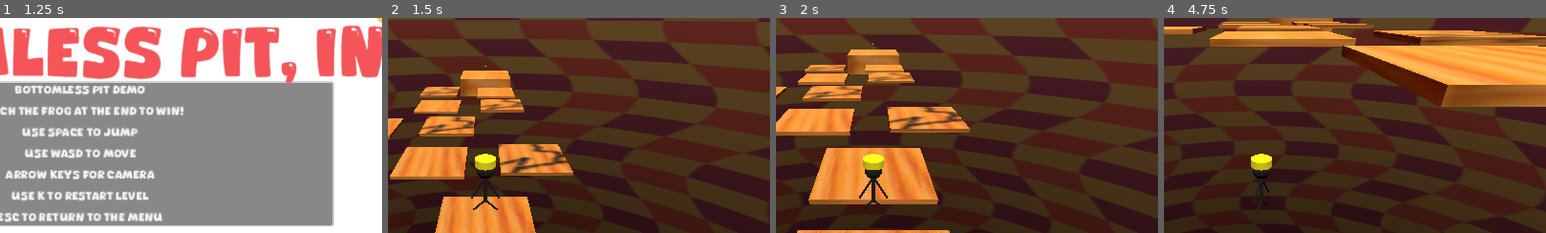
Above: before the commit, frames 1-4 (left to right).
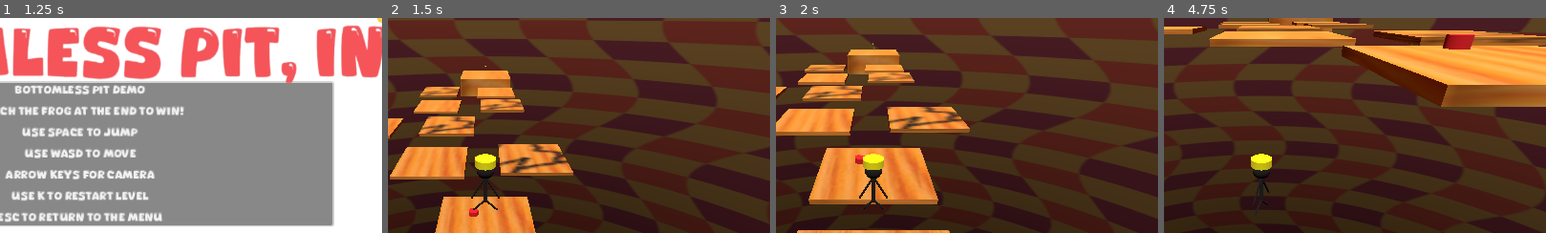
Above: after the commit, the same moments.

Repository: spoiboi/bottomlessPitInc2
Game: Godot game, scene res://Scenes/title_screen.tscn
Two runs of this game, one before a commit and one after it. Both use one fixed random seed, a clock stepped at 60 frames per second and the inputs below.
Inputs:
- Up to frame 1 (1.25 s): click "BOTTOMLESS PIT DEMO TOUCH THE…" at 0.5 s
- Up to frame 2 (1.5 s): click "Level 1" at 1.25 s
- Up to frame 3 (2 s): no input
- Up to frame 4 (4.75 s): hold W (forward) 2.03-3.53 s; tap Up (camera_down) at 2.1 s; tap Space (jump) at 2.27, 3.02, 4.52 s; tap Left (camera_left) at 2.85 s; hold A (left) from 3.53 s (still down); tap Right (camera_right) at 3.6 s; tap Down (camera_up) at 4.35 s
The pictures show only the part of the screen within x 37-87%, y 9-59%; the shares and areas given below are measured in that part.

Frame 1 is identical in both runs. In frame 2, less than 0.1% of the frame differs, in the area x 21-24%, y 88-93%; in frame 3, less than 0.1%; in frame 4, 0.5%, in the area x 73-82%, y 7-15%.

Commit message:
Started implementing toggle platform

Diff:
--- a/Levels/crumbling_hell.tscn
+++ b/Levels/crumbling_hell.tscn
@@ -1,12 +1,13 @@
-[gd_scene load_steps=8 format=3 uid="uid://bvpedq8nv2huj"]
+[gd_scene load_steps=9 format=3 uid="uid://bvpedq8nv2huj"]
 
 [ext_resource type="PackedScene" uid="uid://csg7h6jwhtt3b" path="res://Scenes/platform.tscn" id="1_fhe6r"]
 [ext_resource type="PackedScene" uid="uid://cotyop14wq5i6" path="res://Scenes/player.tscn" id="2_hft3q"]
-[ext_resource type="PackedScene" uid="uid://dnr22wo8t4i7c" path="res://Scenes/deathplane.tscn" id="3_mdgem"]
+[ext_resource type="PackedScene" uid="uid://ddl5ibdcryb5b" path="res://Scenes/deathplane.tscn" id="3_mdgem"]
 [ext_resource type="PackedScene" uid="uid://dyauuntaex86k" path="res://Scenes/crumbling_platform.tscn" id="4_7cown"]
-[ext_resource type="PackedScene" uid="uid://bqanftgk7h1hd" path="res://Scenes/teleporter.tscn" id="5_sg8g3"]
+[ext_resource type="PackedScene" uid="uid://cnab4kdt2ummt" path="res://Scenes/teleporter.tscn" id="5_sg8g3"]
 [ext_resource type="PackedScene" uid="uid://wkbbl7c6vjce" path="res://Backgrounds/funny_background1.tscn" id="6_c237c"]
 [ext_resource type="AudioStream" uid="uid://bs0xcs1jsiix6" path="res://Sounds/level.mp3" id="7_41rlv"]
+[ext_resource type="PackedScene" uid="uid://briu0fuadh25y" path="res://Scenes/onbutton.tscn" id="8_gjehk"]
 
 [node name="Node3D" type="Node3D"]
 
@@ -60,3 +61,6 @@
 [node name="AudioStreamPlayer" type="AudioStreamPlayer" parent="."]
 stream = ExtResource("7_41rlv")
 autoplay = true
+
+[node name="Button" parent="." instance=ExtResource("8_gjehk")]
+transform = Transform3D(1, 0, 0, 0, 1, 0, 0, 0, 1, -1.25762, 1.69117, -13.1394)
--- /dev/null
+++ b/Scenes/offbutton.tscn
@@ -0,0 +1,29 @@
+[gd_scene load_steps=6 format=3 uid="uid://bt0qdgkkje0ol"]
+
+[ext_resource type="Script" path="res://Scripts/offbutton.gd" id="1_q8wfn"]
+[ext_resource type="Texture2D" uid="uid://rvh1ax4byvkb" path="res://Assets/Untitled1.png" id="2_i5a14"]
+
+[sub_resource type="CylinderMesh" id="CylinderMesh_u7wm5"]
+
+[sub_resource type="StandardMaterial3D" id="StandardMaterial3D_t6oyq"]
+albedo_texture = ExtResource("2_i5a14")
+
+[sub_resource type="CylinderShape3D" id="CylinderShape3D_yoc8x"]
+
+[node name="Button" type="Node3D"]
+script = ExtResource("1_q8wfn")
+
+[node name="MeshInstance3D" type="MeshInstance3D" parent="."]
+transform = Transform3D(1, 0, 0, 0, 0.25, 0, 0, 0, 1, 0, 0, 0)
+mesh = SubResource("CylinderMesh_u7wm5")
+surface_material_override/0 = SubResource("StandardMaterial3D_t6oyq")
+
+[node name="StaticBody3D" type="StaticBody3D" parent="."]
+
+[node name="CollisionShape3D" type="CollisionShape3D" parent="StaticBody3D"]
+
+[node name="Area3D" type="Area3D" parent="."]
+
+[node name="CollisionShape3D" type="CollisionShape3D" parent="Area3D"]
+transform = Transform3D(1, 0, 0, 0, 0.25, 0, 0, 0, 1, 0, 0.25, 0)
+shape = SubResource("CylinderShape3D_yoc8x")
--- /dev/null
+++ b/Scenes/onbutton.tscn
@@ -0,0 +1,36 @@
+[gd_scene load_steps=7 format=3 uid="uid://briu0fuadh25y"]
+
+[ext_resource type="Script" path="res://Scripts/onbutton.gd" id="1_idcgc"]
+[ext_resource type="Texture2D" uid="uid://2oy25tq1mdxy" path="res://Assets/Untitled.png" id="2_3spkx"]
+
+[sub_resource type="CylinderMesh" id="CylinderMesh_hei57"]
+
+[sub_resource type="StandardMaterial3D" id="StandardMaterial3D_q7idw"]
+albedo_texture = ExtResource("2_3spkx")
+
+[sub_resource type="CylinderShape3D" id="CylinderShape3D_ngryn"]
+height = 0.5
+
+[sub_resource type="CylinderShape3D" id="CylinderShape3D_tfsy0"]
+height = 0.5
+
+[node name="Button" type="Node3D"]
+script = ExtResource("1_idcgc")
+
+[node name="MeshInstance3D" type="MeshInstance3D" parent="."]
+transform = Transform3D(1, 0, 0, 0, 0.25, 0, 0, 0, 1, 0, 0, 0)
+mesh = SubResource("CylinderMesh_hei57")
+surface_material_override/0 = SubResource("StandardMaterial3D_q7idw")
+
+[node name="StaticBody3D" type="StaticBody3D" parent="."]
+
+[node name="CollisionShape3D" type="CollisionShape3D" parent="StaticBody3D"]
+shape = SubResource("CylinderShape3D_ngryn")
+
+[node name="nutz" type="Area3D" parent="."]
+
+[node name="CollisionShape3D" type="CollisionShape3D" parent="nutz"]
+transform = Transform3D(1, 0, 0, 0, 1, 0, 0, 0, 1, 0, 0.4, 0)
+shape = SubResource("CylinderShape3D_tfsy0")
+
+[connection signal="body_entered" from="nutz" to="." method="_on_nutz_body_entered"]
--- /dev/null
+++ b/Scenes/toggle.tscn
@@ -0,0 +1,25 @@
+[gd_scene load_steps=6 format=3 uid="uid://41ry64u4g4hv"]
+
+[ext_resource type="Script" path="res://Scripts/toggle.gd" id="1_watrx"]
+[ext_resource type="Texture2D" uid="uid://b1ug2owlhx201" path="res://Assets/Screenshot (15).png" id="2_qtopy"]
+
+[sub_resource type="BoxMesh" id="BoxMesh_52u87"]
+
+[sub_resource type="StandardMaterial3D" id="StandardMaterial3D_5gt78"]
+albedo_texture = ExtResource("2_qtopy")
+
+[sub_resource type="BoxShape3D" id="BoxShape3D_u7itl"]
+
+[node name="Toggle" type="Node3D"]
+script = ExtResource("1_watrx")
+
+[node name="MeshInstance3D" type="MeshInstance3D" parent="."]
+transform = Transform3D(1, 0, 0, 0, 0.5, 0, 0, 0, 1, 0, 0, 0)
+mesh = SubResource("BoxMesh_52u87")
+surface_material_override/0 = SubResource("StandardMaterial3D_5gt78")
+
+[node name="StaticBody3D" type="StaticBody3D" parent="."]
+
+[node name="CollisionShape3D" type="CollisionShape3D" parent="StaticBody3D"]
+transform = Transform3D(1, 0, 0, 0, 0.5, 0, 0, 0, 1, 0, 0, 0)
+shape = SubResource("BoxShape3D_u7itl")
--- /dev/null
+++ b/Scripts/offbutton.gd
@@ -0,0 +1,18 @@
+extends Node3D
+
+# Called when the node enters the scene tree for the first time.
+func _ready() -> void:
+	pass # Replace with function body.
+
+
+# Called every frame. 'delta' is the elapsed time since the previous frame.
+func _process(delta: float) -> void:
+	pass
+
+var onOn = false;
+
+func _on_area_3d_body_entered(body):
+	if body.name == "Player":
+		if onOn == true:
+			onOn = false;
+			position.y -= 0.2
--- /dev/null
+++ b/Scripts/onbutton.gd
@@ -0,0 +1,15 @@
+extends Node3D
+
+
+# Called when the node enters the scene tree for the first time.
+func _ready() -> void:
+	pass # Replace with function body.
+
+
+# Called every frame. 'delta' is the elapsed time since the previous frame.
+func _process(delta: float) -> void:
+	pass
+
+
+func _on_nutz_body_entered(body: Node3D) -> void:
+	position.y -= 1
--- /dev/null
+++ b/Scripts/toggle.gd
@@ -0,0 +1,11 @@
+extends Node3D
+
+
+# Called when the node enters the scene tree for the first time.
+func _ready() -> void:
+	pass # Replace with function body.
+
+
+# Called every frame. 'delta' is the elapsed time since the previous frame.
+func _process(delta: float) -> void:
+	pass
--- a/project.godot
+++ b/project.godot
@@ -12,7 +12,7 @@
 
 config/name="Bottomless Pit Inc"
 run/main_scene="res://Scenes/title_screen.tscn"
-config/features=PackedStringArray("4.2")
+config/features=PackedStringArray("4.3")
 config/icon="res://icon.png"
 
 [display]
@@ -27,57 +27,57 @@
 
 forward={
 "deadzone": 0.5,
-"events": [Object(InputEventKey,"resource_local_to_scene":fa …(172 unchanged characters)… eycode":87,"key_label":0,"unicode":119,"echo":false,"script":null)
+"events": [Object(InputEventKey,"resource_local_to_scene":fa …(172 unchanged characters)… eycode":87,"key_label":0,"unicode":119,"location":0,"echo":false,"script":null)
 ]
 }
 back={
 "deadzone": 0.5,
-"events": [Object(InputEventKey,"resource_local_to_scene":fa …(172 unchanged characters)… eycode":83,"key_label":0,"unicode":115,"echo":false,"script":null)
+"events": [Object(InputEventKey,"resource_local_to_scene":fa …(172 unchanged characters)… eycode":83,"key_label":0,"unicode":115,"location":0,"echo":false,"script":null)
 ]
 }
 left={
 "deadzone": 0.5,
-"events": [Object(InputEventKey,"resource_local_to_scene":fa …(171 unchanged characters)… keycode":65,"key_label":0,"unicode":97,"echo":false,"script":null)
+"events": [Object(InputEventKey,"resource_local_to_scene":fa …(171 unchanged characters)… keycode":65,"key_label":0,"unicode":97,"location":0,"echo":false,"script":null)
 ]
 }
 right={
 "deadzone": 0.5,
-"events": [Object(InputEventKey,"resource_local_to_scene":fa …(172 unchanged characters)… eycode":68,"key_label":0,"unicode":100,"echo":false,"script":null)
+"events": [Object(InputEventKey,"resource_local_to_scene":fa …(172 unchanged characters)… eycode":68,"key_label":0,"unicode":100,"location":0,"echo":false,"script":null)
 ]
 }
 jump={
 "deadzone": 0.5,
-"events": [Object(InputEventKey,"resource_local_to_scene":fa …(171 unchanged characters)… keycode":32,"key_label":0,"unicode":32,"echo":false,"script":null)
+"events": [Object(InputEventKey,"resource_local_to_scene":fa …(171 unchanged characters)… keycode":32,"key_label":0,"unicode":32,"location":0,"echo":false,"script":null)
 ]
 }
 camera_left={
 "deadzone": 0.5,
-"events": [Object(InputEventKey,"resource_local_to_scene":fa …(175 unchanged characters)… ode":4194319,"key_label":0,"unicode":0,"echo":false,"script":null)
+"events": [Object(InputEventKey,"resource_local_to_scene":fa …(175 unchanged characters)… ode":4194319,"key_label":0,"unicode":0,"location":0,"echo":false,"script":null)
 ]
 }
 camera_right={
 "deadzone": 0.5,
-"events": [Object(InputEventKey,"resource_local_to_scene":fa …(175 unchanged characters)… ode":4194321,"key_label":0,"unicode":0,"echo":false,"script":null)
+"events": [Object(InputEventKey,"resource_local_to_scene":fa …(175 unchanged characters)… ode":4194321,"key_label":0,"unicode":0,"location":0,"echo":false,"script":null)
 ]
 }
 camera_up={
 "deadzone": 0.5,
-"events": [Object(InputEventKey,"resource_local_to_scene":fa …(175 unchanged characters)… ode":4194322,"key_label":0,"unicode":0,"echo":false,"script":null)
+"events": [Object(InputEventKey,"resource_local_to_scene":fa …(175 unchanged characters)… ode":4194322,"key_label":0,"unicode":0,"location":0,"echo":false,"script":null)
 ]
 }
 camera_down={
 "deadzone": 0.5,
-"events": [Object(InputEventKey,"resource_local_to_scene":fa …(175 unchanged characters)… ode":4194320,"key_label":0,"unicode":0,"echo":false,"script":null)
+"events": [Object(InputEventKey,"resource_local_to_scene":fa …(175 unchanged characters)… ode":4194320,"key_label":0,"unicode":0,"location":0,"echo":false,"script":null)
 ]
 }
 kys={
 "deadzone": 0.5,
-"events": [Object(InputEventKey,"resource_local_to_scene":fa …(172 unchanged characters)… eycode":75,"key_label":0,"unicode":107,"echo":false,"script":null)
+"events": [Object(InputEventKey,"resource_local_to_scene":fa …(172 unchanged characters)… eycode":75,"key_label":0,"unicode":107,"location":0,"echo":false,"script":null)
 ]
 }
 menu={
 "deadzone": 0.5,
-"events": [Object(InputEventKey,"resource_local_to_scene":fa …(175 unchanged characters)… ode":4194305,"key_label":0,"unicode":0,"echo":false,"script":null)
+"events": [Object(InputEventKey,"resource_local_to_scene":fa …(175 unchanged characters)… ode":4194305,"key_label":0,"unicode":0,"location":0,"echo":false,"script":null)
 ]
 }
 
Binary file added: Assets/Screenshot (15).png
Not shown, added: Assets/Screenshot (15).png.import
Binary file added: Assets/Untitled.png
Not shown, added: Assets/Untitled.png.import
Binary file added: Assets/Untitled1.png
Not shown, added: Assets/Untitled1.png.import
Not shown, changed: Assets/toad.dae.import
Not shown: 1 places in Levels/blank_level.tscn that only renumber resources
Not shown: 1 places in Levels/good_luck.tscn that only renumber resources
Not shown, changed: Nicolast.otf.import
Not shown: 1 places in Scenes/Player.tscn that only renumber resources
Not shown: 1 places in Scenes/deathplane.tscn that only renumber resources
(and 5 more such lines)
